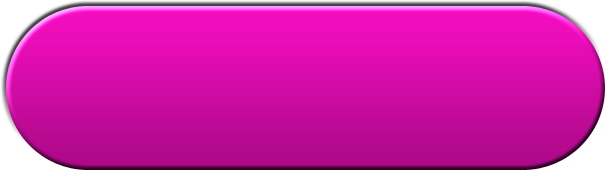
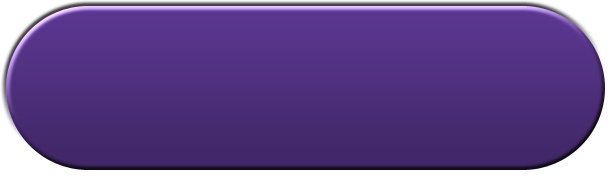
Revision of a layered 611 × 176 image; what changed, layer by layer:
painted on "Shape 2" over [6, 6, 605, 170]
